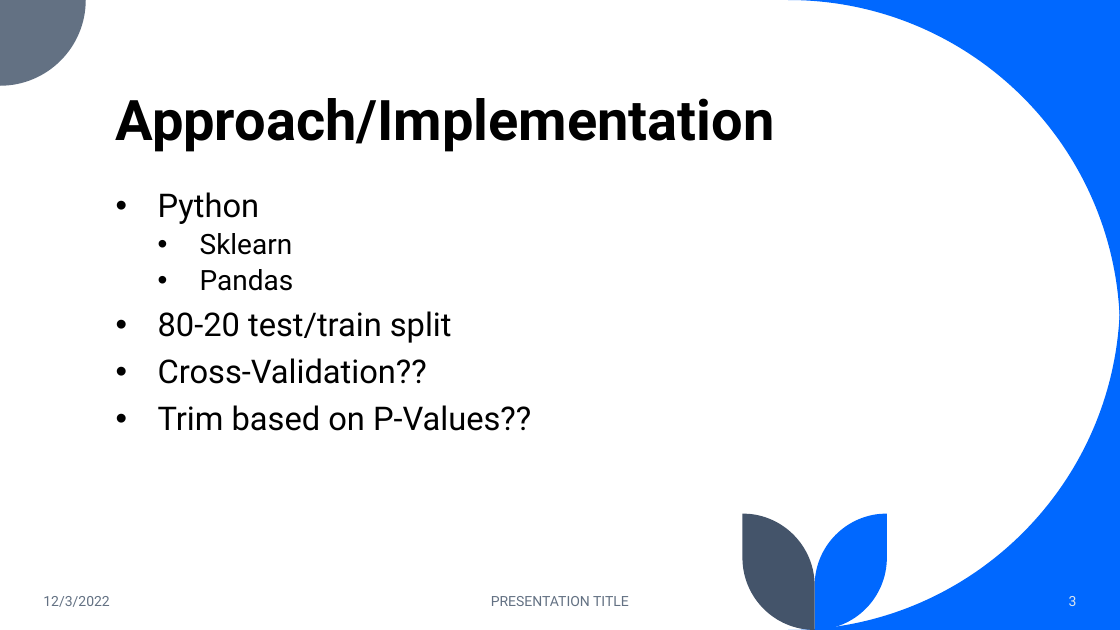
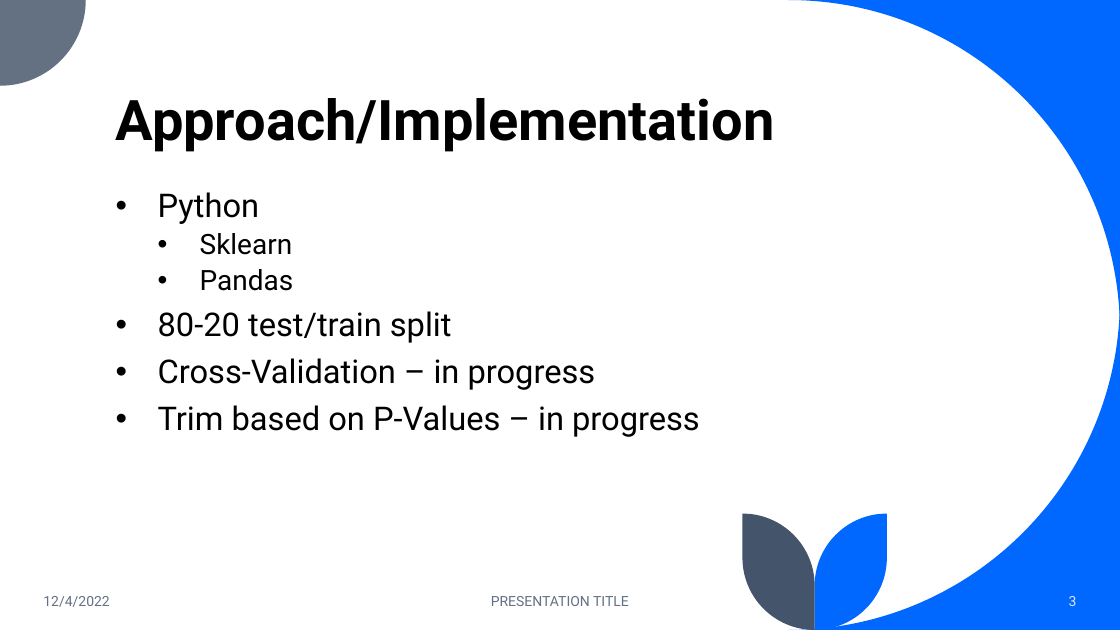
Before and after one commit to KhoaaaBui/HousePricePredictor, a slide deck: slide 3 of Housing Prices – Multivariable Regression.pptx. Drawn at 1120x630 pixels with LibreOffice and Linux fonts; fonts in the diff are those of the drawing. Boxes give left, top, right and bottom in pixels: in the first picture for what was removed or moved away, otherwise in the second. Text is boxed around its words. In the diff, an @@ line names an element or a change of style, - is before the commit and + after.

```diff
--- a/Housing Prices – Multivariable Regression.pptx
+++ b/Housing Prices – Multivariable Regression.pptx
@@ text at (158,358,700,437): text changed @@
-• Cross-Validation??
-• Trim based on P-Values??
+• Cross-Validation – in progress
+• Trim based on P-Values – in progress
@@ text at (43,596,110,607): text changed @@
-12/3/2022
+12/4/2022
```
Also in this commit, not shown: 4 other slides changed, 1 slide added, 1 other file.
